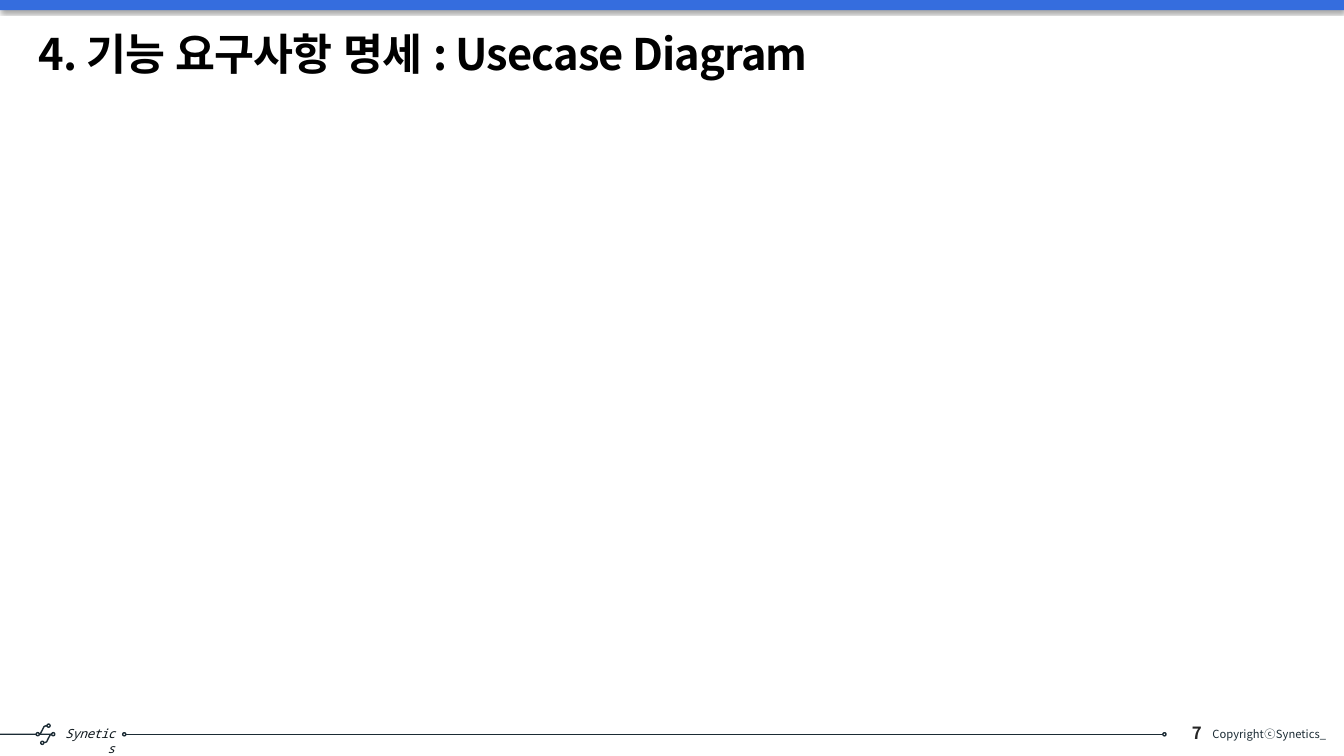
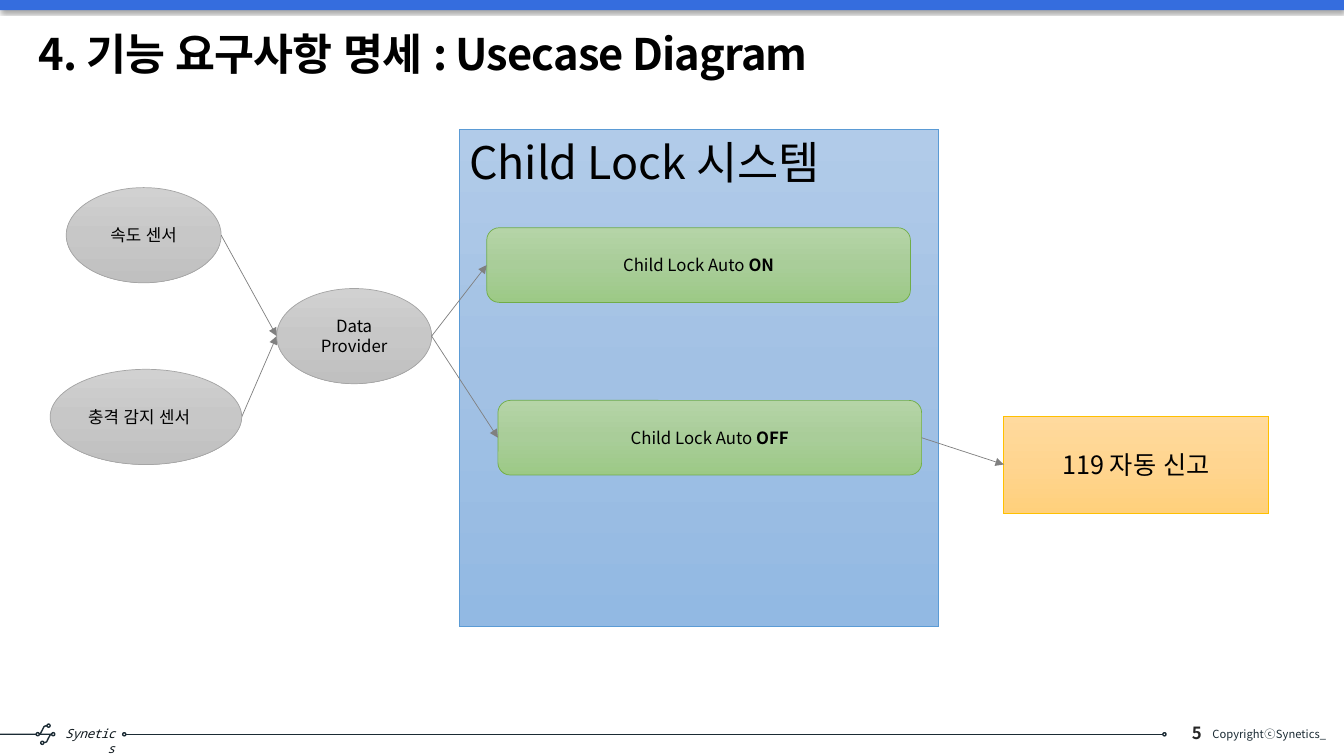
Before and after one commit to s-eunbi-kim/SeSSAC_202501, a slide deck: slide 5 of 01_요구사항 실습/SW 요구사항 분석 및 설계_3조.pptx (slide 7 before the commit). Drawn at 1344x756 pixels with LibreOffice and Linux fonts; fonts in the diff are those of the drawing. Boxes give left, top, right and bottom in pixels: in the first picture for what was removed or moved away, otherwise in the second. Text is boxed around its words. In the diff, an @@ line names an element or a change of style, - is before the commit and + after.

```diff
--- a/01_요구사항 실습/SW 요구사항 분석 및 설계_3조.pptx
+++ b/01_요구사항 실습/SW 요구사항 분석 및 설계_3조.pptx
@@ rectangle added at (x1=460, y1=130, x2=939, y2=627), fill gradient #B1CBE9 to #A3C1E5 to #93B9E4, outline #5B9BD5 0.5 pt, 32 pt, text #000000 @@
+Child Lock 시스템
@@ ellipse added at (x1=67, y1=188, x2=222, y2=282), fill gradient #D2D2D2 to #C8C8C8 to #C0C0C0, outline #A5A5A5 0.5 pt, 12 pt, text #000000 @@
+속도 센서
@@ arrow added from (221, 235) to (277, 336), #808080 0.5 pt @@
@@ rounded rectangle added at (x1=487, y1=228, x2=910, y2=302), fill gradient #B5D5A7 to #AACE9A to #9CC987, outline #70AD47 0.5 pt, 12 pt, text #000000 @@
+Child Lock Auto ON
@@ arrow added from (432, 336) to (487, 265), #808080 0.5 pt @@
@@ ellipse added at (x1=277, y1=288, x2=433, y2=383), fill gradient #D2D2D2 to #C8C8C8 to #C0C0C0, outline #A5A5A5 0.5 pt, 12 pt, text #000000 @@
+Data Provider
@@ arrow added from (242, 417) to (277, 336), #808080 0.5 pt @@
@@ arrow added from (432, 336) to (498, 438), #808080 0.5 pt @@
@@ ellipse added at (x1=50, y1=369, x2=242, y2=464), fill gradient #D2D2D2 to #C8C8C8 to #C0C0C0, outline #A5A5A5 0.5 pt, 12 pt, text #000000 @@
+충격 감지 센서
@@ rounded rectangle added at (x1=498, y1=400, x2=922, y2=475), fill gradient #B5D5A7 to #AACE9A to #9CC987, outline #70AD47 0.5 pt, 12 pt, text #000000 @@
+Child Lock Auto OFF
@@ rectangle added at (x1=1004, y1=416, x2=1269, y2=513), fill gradient #FFDB9E to #FFD590 to #FFD07C, outline #FFC000 0.5 pt, 18 pt, text #000000 @@
+119 자동 신고
@@ arrow added from (922, 438) to (1004, 465), #808080 0.5 pt @@
@@ page number at (x1=1192, y1=726, x2=1202, y2=740): text changed @@
-7
+5
```
Also in this commit, not shown: 2 slides removed.
